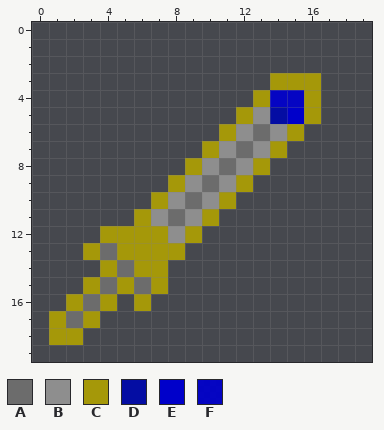
Two states of a pixel-art sprite, MoreShortswords/Items/Weapons/HallowedShortsword.png. The picture above was drawn from the file before the commit.
The file is 40x40 pixels, drawn in blocks of 2x2; one block is one cell here.
Palette (. is transparent): A #6c6c6c  B #8e8e8e  C #a59809  D #040da3fe  E #0000ca  F #0000cbee
Pixels before, first column x 1:
 3 .............CCC
 4 ............CFFC
 5 ...........CBDEC
 6 ..........CBABC.
 7 .........CBABC..
 8 ........CBABC...
 9 .......CBABC....
10 ......CBABC.....
11 .....CBABC......
12 ...CCCCBC.......
13 ..CACCCC........
14 ...CACC.........
15 ..CACAC.........
16 .CAC.C..........
17 CAC.............
18 CC..............
Once edited:
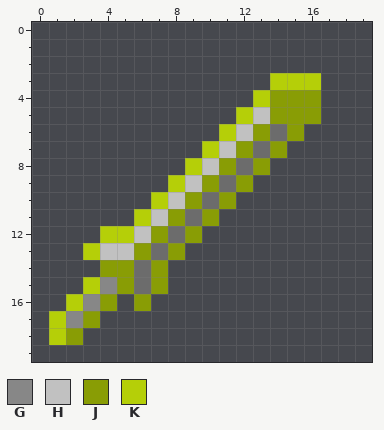
Colours new in this view: G #878787  H #c1c1c1  J #899d05  K #b5cf08
Changes in this commit:
Changed rows in their new state; - is an unchanged pixel.
first column x 1:
 3 -------------KKK
 4 ------------KJJJ
 5 -----------KHJJJ
 6 ----------KHJAJ-
 7 ---------KHJAJ--
 8 --------KHJAJ---
 9 -------KHJAJ----
10 ------KHJAJ-----
11 -----KHJAJ------
12 ---KKHJAJ-------
13 --KHHJAJ--------
14 ---JJAJ---------
15 --KGJ-J---------
16 -KGJ-J----------
17 KGJ-------------
18 KJ--------------
Changed places in both pictures, as pixel boxes (x1, y1, x2, y2):
changed: (49, 73, 321, 345)
